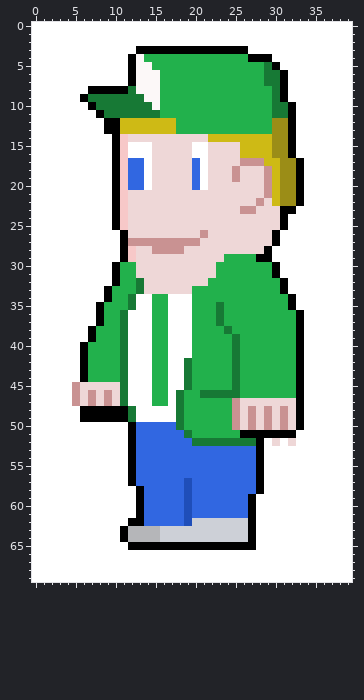
A sprite sheet gets an edit: ROB/pics/walking_left_0_green.png. The picture above was drawn from the file before the commit.
The file is 40x70 pixels. Colours within 5 levels of each other are drawn and written as one.
Once edited:
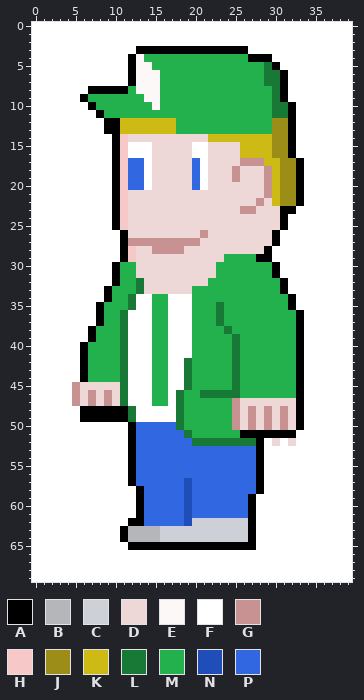
Palette (. is transparent): A #000000  B #b5b6b9  C #cdd0d7  D #eed7d7  E #fcf8f8  F #ffffff  G #c99292  H #f7c8c8  J #9b8d17  K #ceba15  L #177935  M #22b14c  N #1f4eb9  P #3167e1
Log entry: funkar att spela det finnns en TODO som förklarar möjlig bug
What changed:
@@ x 5..17 @@
  7 FFFFFFFAEEEMM
- 8 FFAAAAALEEEMM
- 9 FALLLLLLLEEMM
-10 FFALLLLLLLEMM
-11 FFFALLLLLLLMM
+ 8 FFAAAAAMEEEMM
+ 9 FAMMMMMMMEEMM
+10 FFAMMMMMMMEMM
+11 FFFAMMMMMMMMM
 12 FFFFAAKKKKKKK
